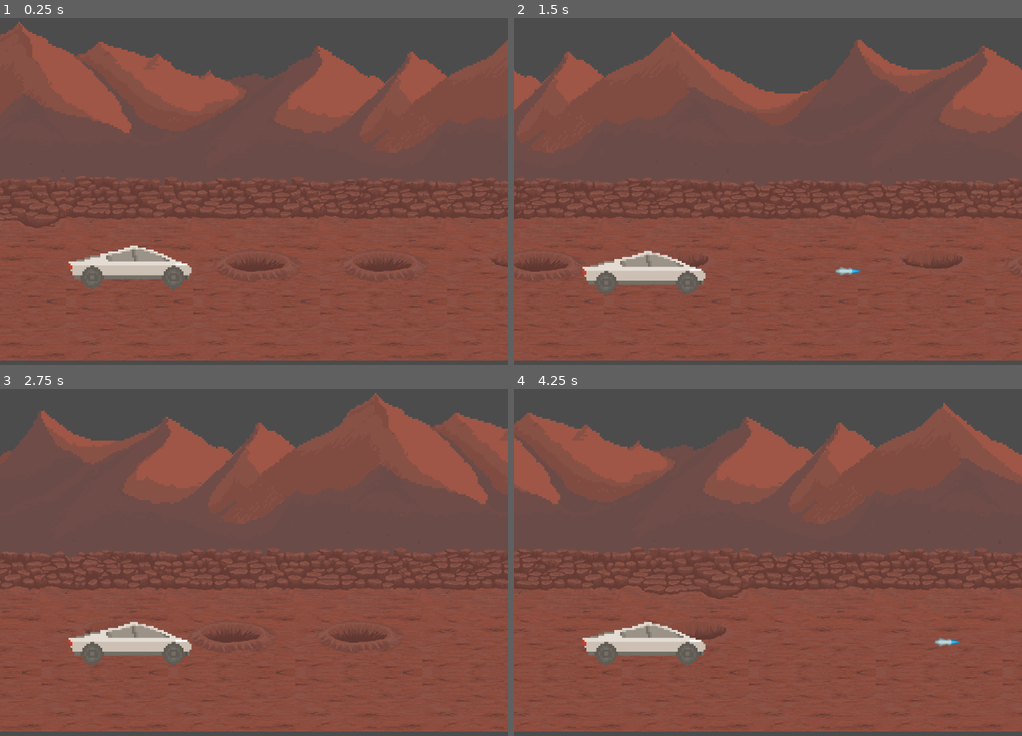
Above: before the commit, frames 1-4 (two rows, left to right).
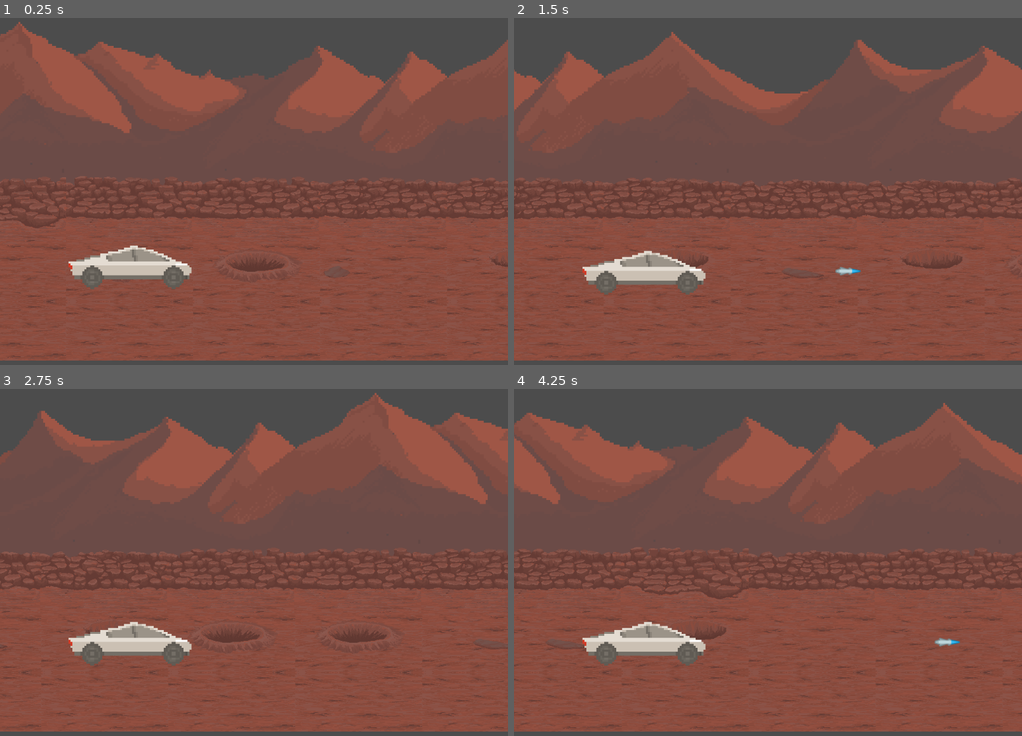
Above: after the commit, the same moments.

Repository: aliszka-2104/GDS-Zadanie1-Grupa10
Game: Godot game, scene res://Scenes/Main.tscn
Two runs of this game, one before a commit and one after it. Both use one fixed random seed, a clock stepped at 60 frames per second and the inputs below.
Inputs:
- Up to frame 1 (0.25 s): no input
- Up to frame 2 (1.5 s): hold Right (ui_right) from 0.53 s (still down); tap Space (ui_select) at 0.77 s
- Up to frame 3 (2.75 s): tap Space (ui_select) at 1.52 s; release Right (ui_right) at 2.03 s; hold Left (ui_left) from 2.03 s (still down)
- Up to frame 4 (4.25 s): release Left (ui_left) at 2.78 s; hold Right (ui_right) from 2.78 s (still down); tap Space (ui_select) at 3.02, 3.77 s

The runs differ from the first frame. In frame 1, 0.3% of the frame differs, in the area x 64-83%, y 68-76%; in frame 2, 0.3%, in the area x 0-61%, y 68-76%; in frame 3, less than 0.1%; in frame 4, less than 0.1%.

Commit message:
Added some rocks

Diff:
--- a/Moon Patrol remake/Scenes/Main.tscn
+++ b/Moon Patrol remake/Scenes/Main.tscn
@@ -18,7 +18,6 @@
 [node name="Terrain" type="Node2D" parent="."]
 
 [node name="LevelDesign" type="Node2D" parent="Terrain"]
-editor/display_folded = true
 script = ExtResource( 1 )
 visibilityNotifierPath = NodePath("../../../Scene/Background/BG1/VisibilityNotifier2D")
 
@@ -65,7 +64,7 @@
 tile_set = ExtResource( 2 )
 cell_size = Vector2( 256, 256 )
 format = 1
-tile_data = PoolIntArray( 65535, 22, 0, 0, 22, 0, 1, 22, 0, 2, 6, 0, 4, 6, 0, 5, 22, 0, 6, 22, 0, 8, 6, 0 )
+tile_data = PoolIntArray( 65535, 22, 0, 0, 22, 0, 1, 16, 0, 2, 6, 0, 3, 15, 0, 4, 6, 0, 5, 22, 0, 6, 22, 0, 7, 15, 0, 8, 6, 0 )
 script = ExtResource( 5 )
 placeholderTileName = "hole"
 
--- /dev/null
+++ b/Moon Patrol remake/Scenes/Prefabs/Rock1.tscn
@@ -0,0 +1,14 @@
+[gd_scene load_steps=2 format=2]
+
+[ext_resource path="res://Sprites/Terrain/rock1.png" type="Texture" id=1]
+
+[node name="Rock" type="Area2D"]
+position = Vector2( 128, 128 )
+collision_layer = 32
+collision_mask = 9
+
+[node name="Sprite" type="Sprite" parent="."]
+texture = ExtResource( 1 )
+
+[node name="CollisionPolygon2D" type="CollisionPolygon2D" parent="."]
+polygon = PoolVector2Array( 60, 69.3, 60, 71.3, 64.3, 76.7, 63.3, 79, 61.4, 79, 52.4, 83, 43.1, 83, 7, 85.1, 7, 83.5, -27, 73.5, -27, 71.7, -30.3, 67.2, -29.2, 65, -27.6, 65, -17, 57.9, -17, 55.6 )
--- /dev/null
+++ b/Moon Patrol remake/Scenes/Prefabs/Rock2.tscn
@@ -0,0 +1,14 @@
+[gd_scene load_steps=2 format=2]
+
+[ext_resource path="res://Sprites/Terrain/rock2.png" type="Texture" id=1]
+
+[node name="Rock" type="Area2D"]
+position = Vector2( 128, 128 )
+collision_layer = 32
+collision_mask = 9
+
+[node name="Sprite" type="Sprite" parent="."]
+texture = ExtResource( 1 )
+
+[node name="CollisionPolygon2D" type="CollisionPolygon2D" parent="."]
+polygon = PoolVector2Array( -69, 61.6, -69, 63.1, -63, 68.1, -63, 72, -74.3, 81, -76.6, 81, -95.8, 85, -100.2, 85, -112, 82.6, -112, 81.4, -120, 78.4, -120, 76.6, -125.3, 69.2, -124.2, 67, -123.1, 67, -120.1, 62, -114.7, 62, -107.7, 56, -104.3, 56, -96, 53.5, -96, 51.1 )
--- /dev/null
+++ b/Moon Patrol remake/Scenes/Prefabs/Rock3.tscn
@@ -0,0 +1,14 @@
+[gd_scene load_steps=2 format=2]
+
+[ext_resource path="res://Sprites/Terrain/rock3.png" type="Texture" id=1]
+
+[node name="Rock" type="Area2D"]
+position = Vector2( 128, 128 )
+collision_layer = 32
+collision_mask = 9
+
+[node name="Sprite" type="Sprite" parent="."]
+texture = ExtResource( 1 )
+
+[node name="CollisionPolygon2D" type="CollisionPolygon2D" parent="."]
+polygon = PoolVector2Array( -22, -31.8, -22, -29.7, -11, -14.7, -11, -11.3, -9.2, -6, -12, -6, -25, 10, -27.4, 10, -38.4, 17, -60, 17, -60, 15.3, -71, 10.3, -71, 7.8, -74, 4.8, -74, -6, -71.7, -6, -42, -31.9, -42, -34.3 )
--- a/Moon Patrol remake/Scripts/Global.gd
+++ b/Moon Patrol remake/Scripts/Global.gd
@@ -13,3 +13,6 @@
 func _ready():
 	placeholdersDictionary["hole"] = preload("res://Scenes/Prefabs/Hole.tscn")
 	placeholdersDictionary["hole1"] = preload("res://Scenes/Prefabs/Hole1.tscn")
+	placeholdersDictionary["rock1"] = preload("res://Scenes/Prefabs/Rock1.tscn")
+	placeholdersDictionary["rock2"] = preload("res://Scenes/Prefabs/Rock2.tscn")
+	placeholdersDictionary["rock3"] = preload("res://Scenes/Prefabs/Rock3.tscn")
